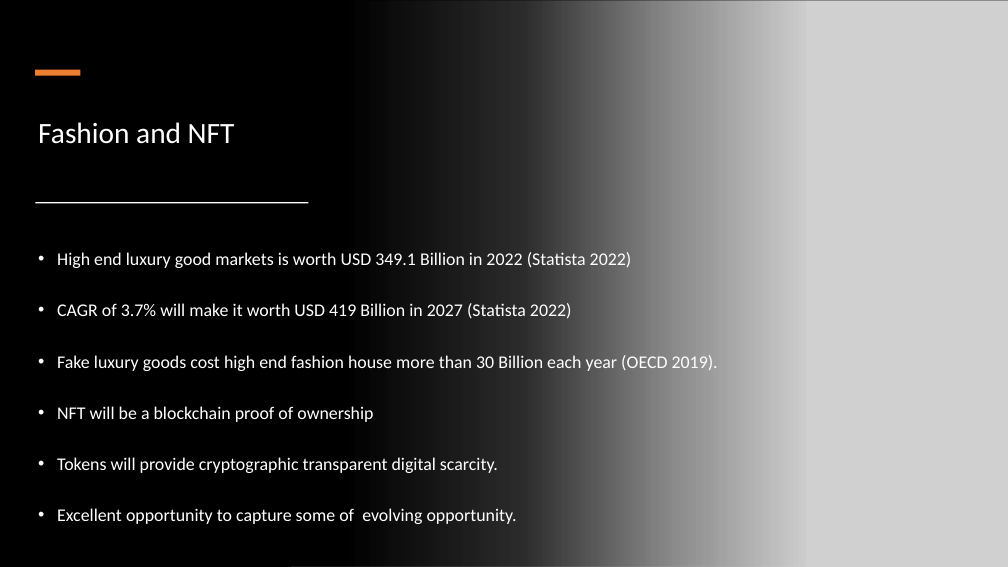
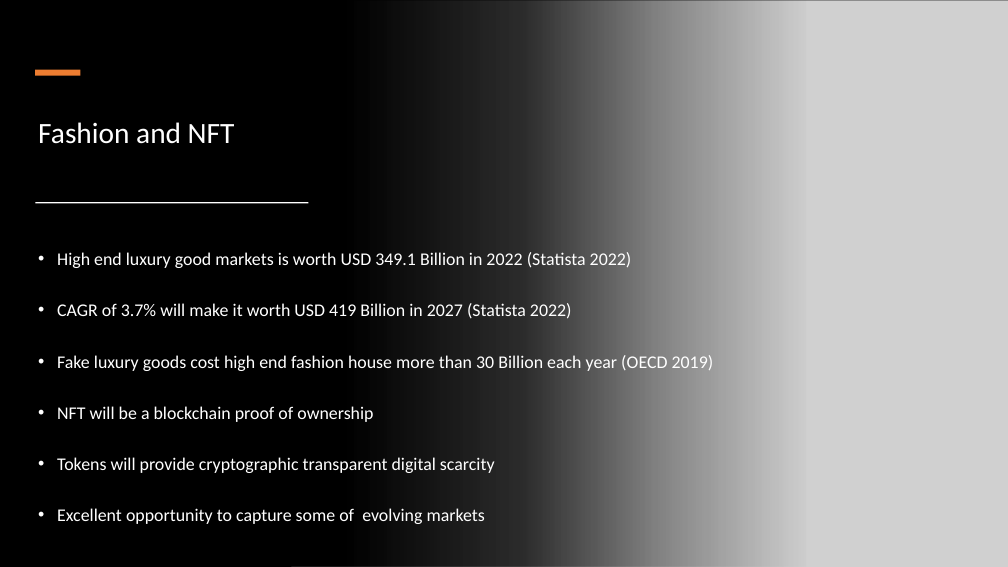
Before and after one commit to GJComber/Non_Fungible_Fashion, a slide deck: slide 9 of Resources/Presentation.pptx. Drawn at 1008x567 pixels with LibreOffice and Linux fonts; fonts in the diff are those of the drawing; grey boxes stand for pictures. Boxes give left, top, right and bottom in pixels: in the first picture for what was removed or moved away, otherwise in the second. Text is boxed around its words. In the diff, an @@ line names an element or a change of style, - is before the commit and + after.

Commit message:
Presentation

```diff
--- a/Resources/Presentation.pptx
+++ b/Resources/Presentation.pptx
@@ text at [57, 355, 714, 371]: text changed @@
-• Fake luxury goods cost high end fashion house more than 30 Billion each year (OECD 2019).
+• Fake luxury goods cost high end fashion house more than 30 Billion each year (OECD 2019)
@@ text at [57, 457, 495, 524]: text changed @@
-• Tokens will provide cryptographic transparent digital scarcity.
-• Excellent opportunity to capture some of evolving opportunity.
+• Tokens will provide cryptographic transparent digital scarcity
+• Excellent opportunity to capture some of evolving markets
```
